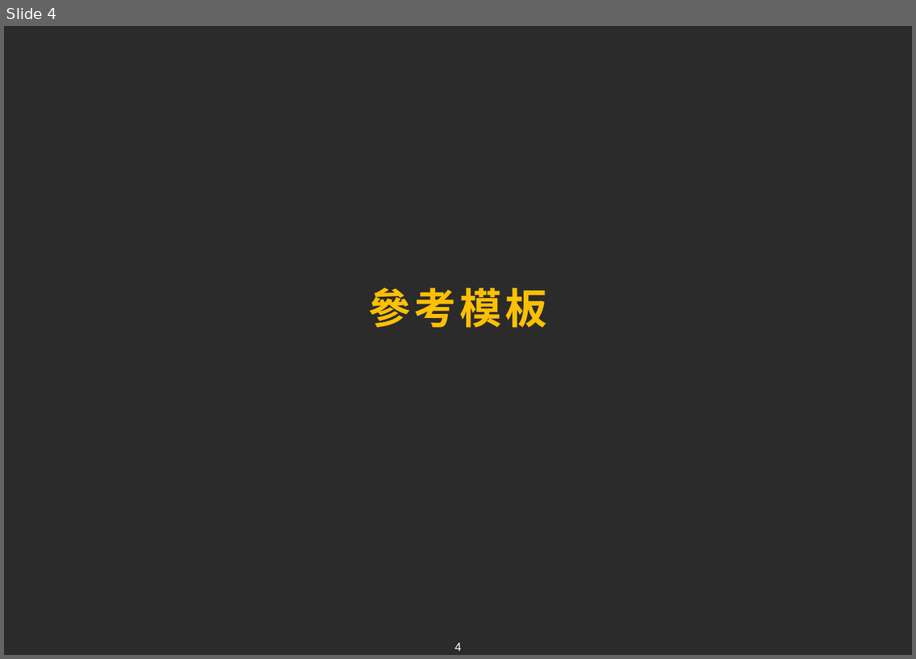
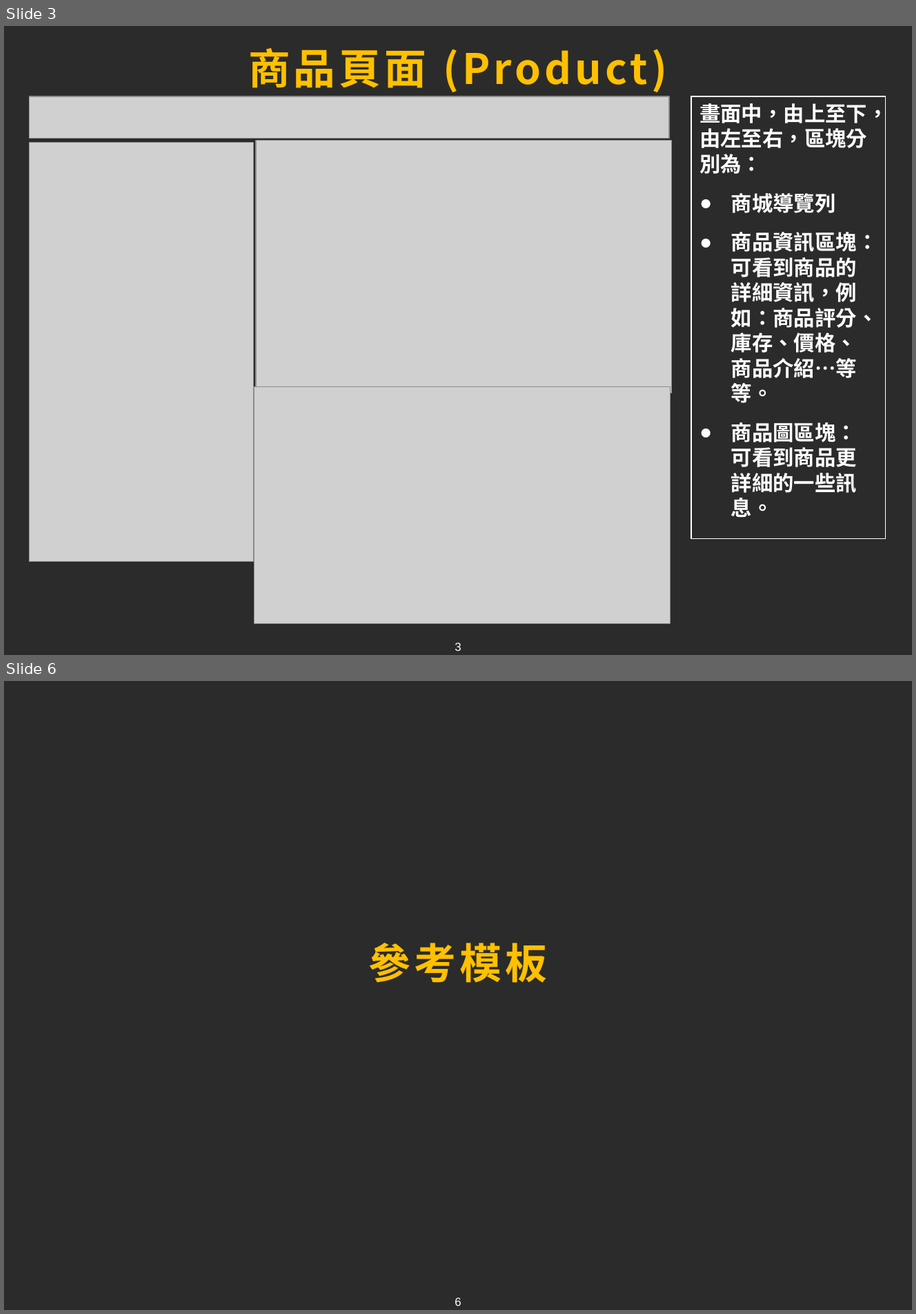
Before and after one commit to tim93009/FinalProject_GameForum, a slide deck: docs/ppt/chang.pptx. Shown one above the other, each under a label of ours: slide 4 before the commit, slides 3 and 6 after it; the slides between them are not shown. The pictures are 916x659 and 916x1314 pixels, drawn with LibreOffice and Linux fonts; fonts in the diff are those of the drawing; grey boxes stand for pictures; background and template pictures are left out; a plain dark background stands for a picture behind light text. Boxes give left, top, right and bottom in pixels: in the first picture for what was removed or moved away, otherwise in the second. Text is boxed around its words. In the diff, an @@ line names an element or a change of style, - is before the commit and + after.

```diff
--- a/docs/ppt/chang.pptx
+++ b/docs/ppt/chang.pptx
@@ slide 3 added at (4, 26, 912, 655), background picture (left out); not listed: 1 template element that a slide beside it also shows @@
@@ title added at (248, 48, 667, 92), 36 pt, text #FFC000, bold @@
+商品頁面 (Product)
@@ picture added at (29, 96, 670, 138) @@
@@ rectangle added at (691, 96, 886, 538), outline #FFFFFF 0.75 pt, 18 pt, text #FFFFFF, bold @@
+畫面中，由上至下，由左至右，區塊分別為：
+● 商城導覽列
+● 商品資訊區塊：可看到商品的詳細資訊，例如：商品評分、庫存、價格、商品介紹…等等。
+● 商品圖區塊：可看到商品更詳細的一些訊息。
@@ picture added at (29, 143, 254, 561) @@
@@ picture added at (256, 141, 671, 393) @@
@@ picture added at (254, 387, 671, 624) @@
@@ what was slide 4 is now slide 6 @@
@@ page number at (455, 1297, 461, 1305): text changed @@
-4
+6
```
Also in this commit, not shown: 1 slide changed, 3 other slides added, 2 slides removed, 4 other files.
